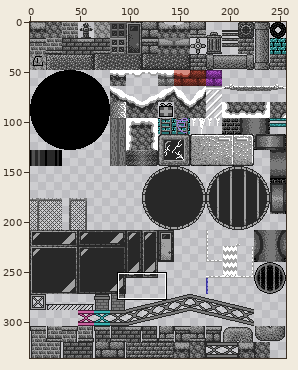
Two versions of one sprite sheet, bin/assets/tilesets/tiled_files/urbant.png. The picture above shows the old version from afar; the outline marks the close-up.
Close-up. Before:
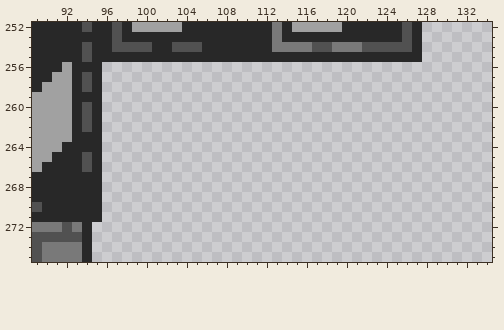
The file is 256x336 pixels. Shown: x 89..134, y 252..275.
The same view after the edit:
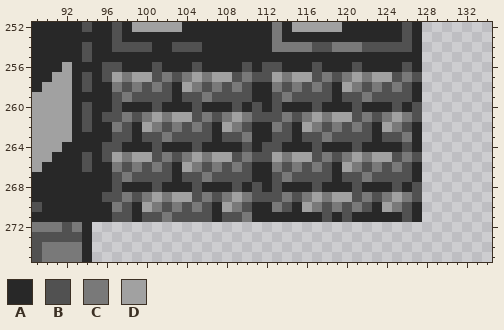
Palette (. is transparent): A #282828  B #515151  C #797979  D #a1a1a1
From old to new:
y 256: x 96..127 ................................ -> BBAAABAAABAAAABABBAAABAAABAAAABA
y 257: x 96..127 ................................ -> BDCDDBCBCDCDDBCBBDCDDBCBCDCDDBCB
y 258: x 96..127 ................................ -> ACBCBCBADCBCBCBAACBCBCBADCBCBCBA
y 259: x 96..127 ................................ -> ABCBBBBABBCBBBBAABCBBBBABBCBBBBA
y 260: x 96..127 ................................ -> ABAAABAAABAAABABABAAABAAABAAABAB
y 261: x 96..127 ................................ -> BBCBCDCDDBCBCDCBBBCBCDCDDBCBCDCB
y 262: x 96..127 ................................ -> ACBADCBCBCBADCBAACBADCBCBCBADCBA
y 263: x 96..127 ................................ -> ABBABBCBBBBABBCAABBABBCBBBBABBCA
y 264: x 96..127 ................................ -> BBAAABAAABAAAABABBAAABAAABAAAABA
y 265: x 96..127 ................................ -> BDCDDBCBCDCDDBCBBDCDDBCBCDCDDBCB
y 266: x 96..127 ................................ -> ACBCBCBADCBCBCBAACBCBCBADCBCBCBA
y 267: x 96..127 ................................ -> ABCBBBBABBCBBBBAABCBBBBABBCBBBBA
y 268: x 96..127 ................................ -> ABAAABAAABAAABABABAAABAAABAAABAB
y 269: x 96..127 ................................ -> BBCBCDCDDBCBCDCBBBCBCDCDDBCBCDCB
y 270: x 96..127 ................................ -> ACBADCBCBCBADCBAACBADCBCBCBADCBA
y 271: x 96..127 ................................ -> ABBABBCBBBBABBCAAAAAAABABAAAAABA
